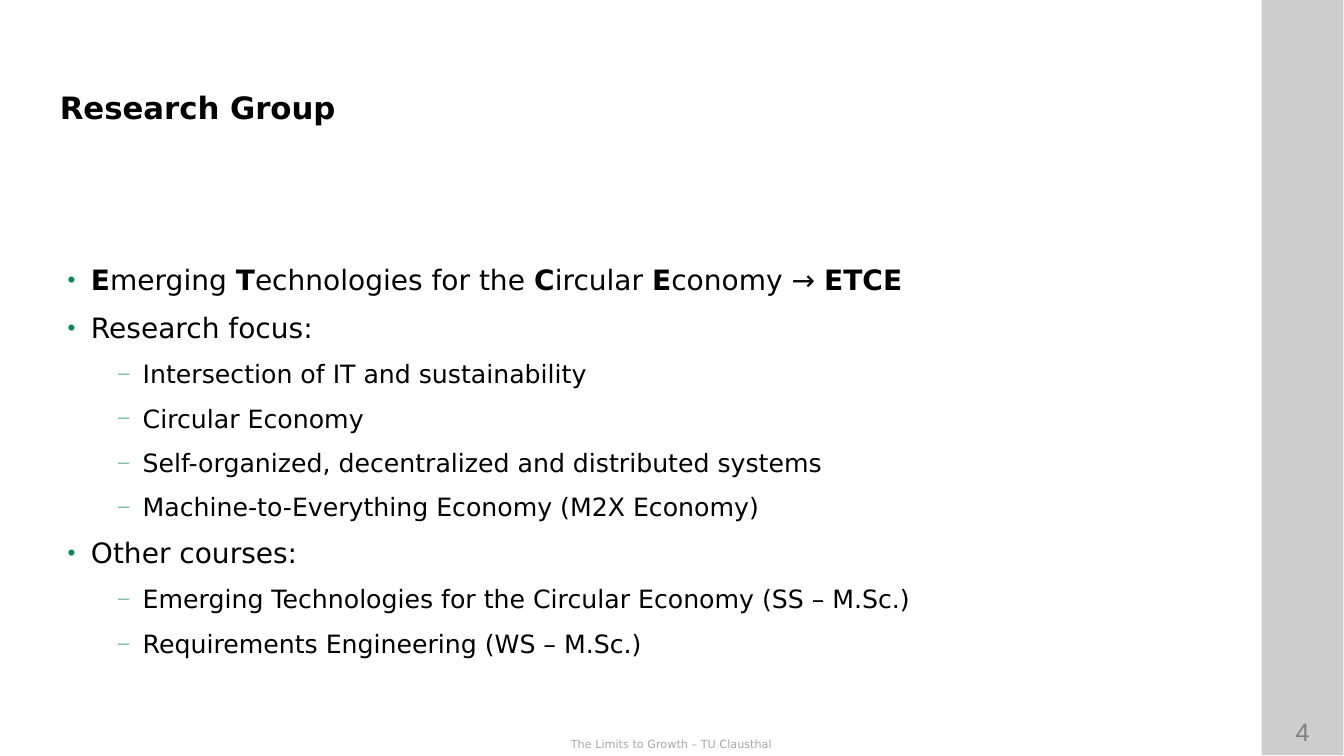
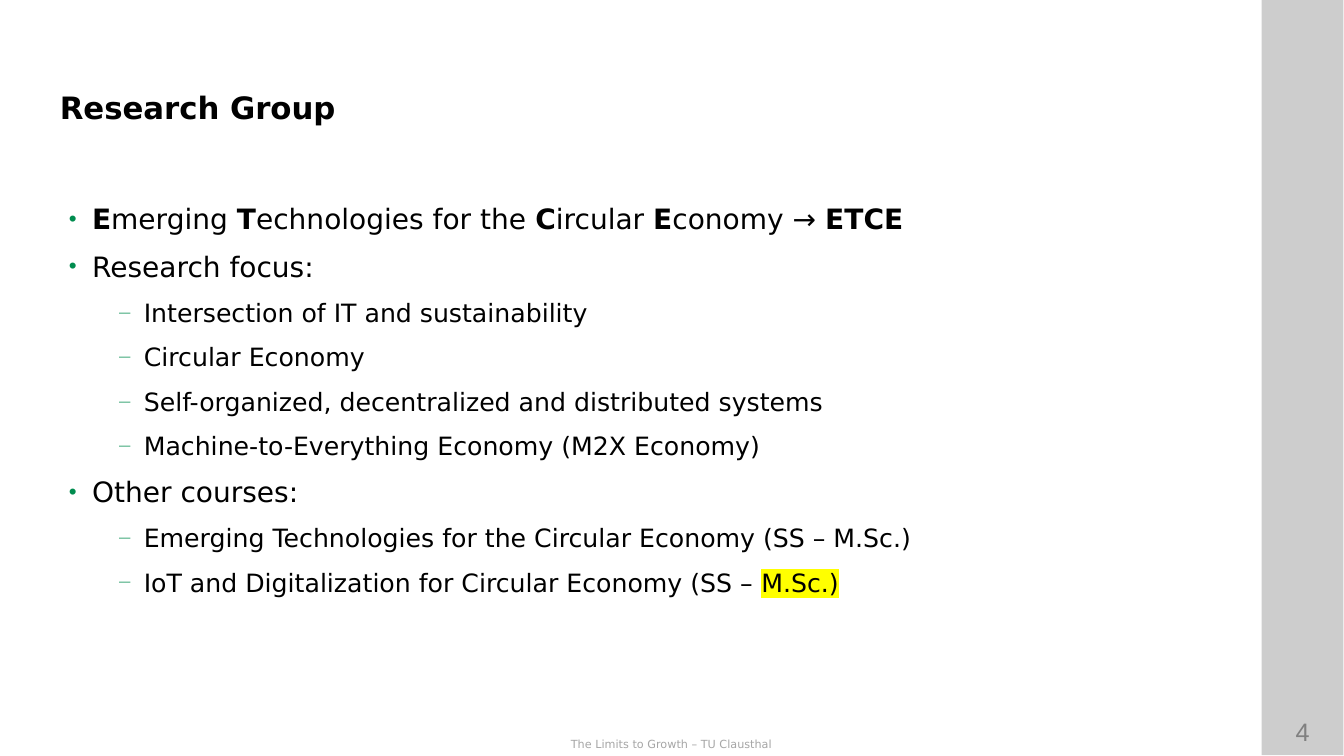
Before and after one commit to ETCE-LAB/teaching-material, a slide deck: slide 4 of The-Limits-to-Growth/LTG-L00-Organization.pptx. Drawn at 1344x756 pixels with LibreOffice and Linux fonts; fonts in the diff are those of the drawing; background and template pictures are left out. Boxes give left, top, right and bottom in pixels: in the first picture for what was removed or moved away, otherwise in the second. Text is boxed around its words. In the diff, an @@ line names an element or a change of style, - is before the commit and + after.

```diff
--- a/The-Limits-to-Growth/LTG-L00-Organization.pptx
+++ b/The-Limits-to-Growth/LTG-L00-Organization.pptx
@@ text "Emerging Technologies for the Circular ...": place and size @@
-text "Emerging Technologies for the Circular ..." at [91,268,909,659]
+text "Emerging Technologies for the Circular ..." at [92,207,910,598]
@@ text at [144,573,838,598]: text changed @@
-  — Requirements Engineering (WS – M.Sc.)
+  — IoT and Digitalization for Circular Economy (SS – M.Sc.)
```
Also in this commit, not shown: 4 other slides changed, 1 slide added, 1 slide removed.
